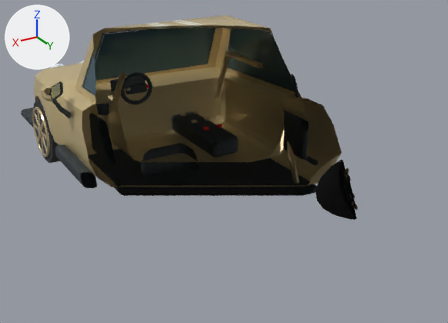
The glTF model godot/assets/cars/VEH_Rally_Hatch.glb as it was, and as the next commit left it.
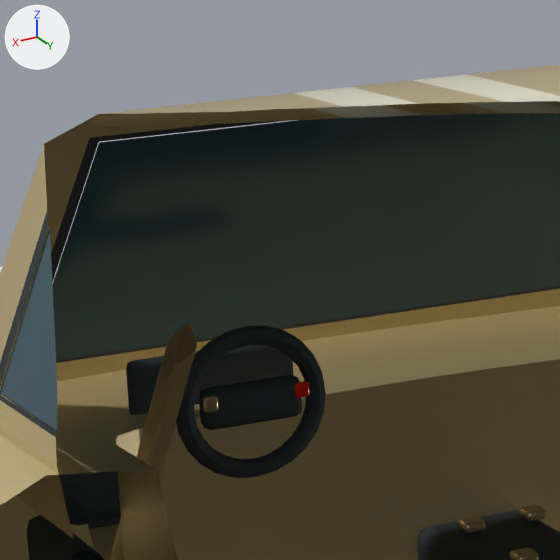
Each version appears first whole from a 50 mm lens placed at (2.309, 4.49, 2.442), pointed at (-0.194, 0.318, 0.356), and next in a close-up on the part from 19% to 45% of the width and 1% to 38% of the height. The axes (+X, +Y, +Z) are drawn at upper left. The lights are the same throughout. The older version's two pictures come first. Everything nearer to the camera than a plane just in front of the edit is cut away. Where no turn or scale is listed for an object, it has been applied to the vertices.

Names of what the first close-up shows: 'Centre_console', 'Continuous_roof_panel', 'Dash_screen', 'GT_sculpted_body', 'Gasket_windscreen', 'Glass_right', 'Glass_windscreen', 'Integrated_right_surround', 'Integrated_windscreen_surround', 'Rollcage_A.001', 'Torus.008', 'Wheel_hub' and 10 more.
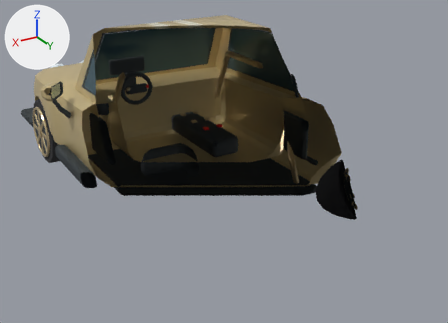
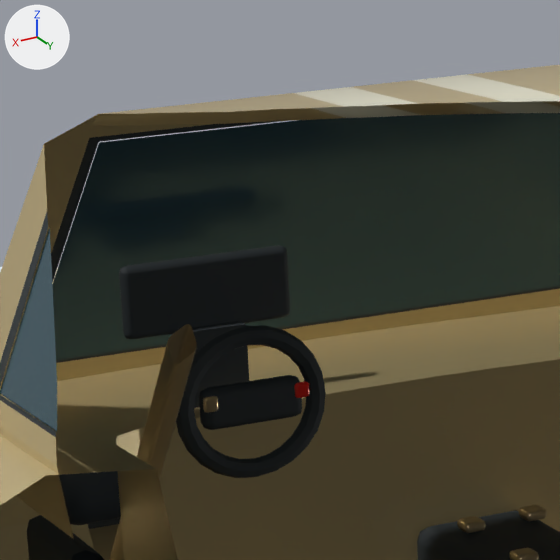
Edits to the bpy script that builds the scene:
```text
Add me_cube:
    me_cube.from_pydata(...)  # a box spanning x -0.06..0.06, y -0.035..0.035, z -0.087..0.087
    me_cube.materials.append(mat_carbon)  # dark grey #2c3438
Change ob_dash_screen:
    ob_dash_screen.location: (0.317, -0.457, 0.91) -> (0.317, -0.457, 1.085)
Add ob_instrument_pedestal:
    ob_instrument_pedestal = bpy.data.objects.new('Instrument_pedestal', me_cube)
    ob_instrument_pedestal.location = (0.317, -0.457, 0.938)
```

Location of each change, (x1, y1, x2, y2) in pixels of the close-ups (560 x 560 px):
'Dash_screen', moved: before (126, 345, 293, 415); after (119, 245, 290, 340)
'Instrument_pedestal', added: after (171, 321, 249, 408)
